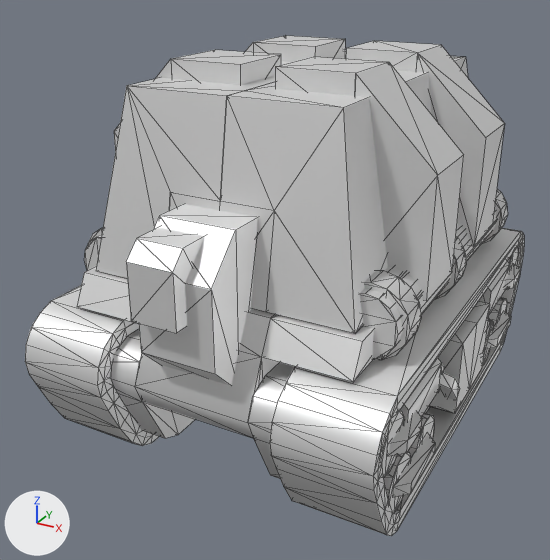
One commit to the glTF model glb/armacv.glb: the scene before it, then after it.
Rendered twice from a camera (50 mm lens) standing at (28.7, -59.1, 39.9) and looking at (-1.8, -3.7, 12.2). The axes (+X, +Y, +Z) are drawn at lower left. The lights are the same throughout. The older version comes first. Mesh edges are drawn as thin lines.

Names of what the first picture shows: 'base', 'ldoor', 'rdoor'.
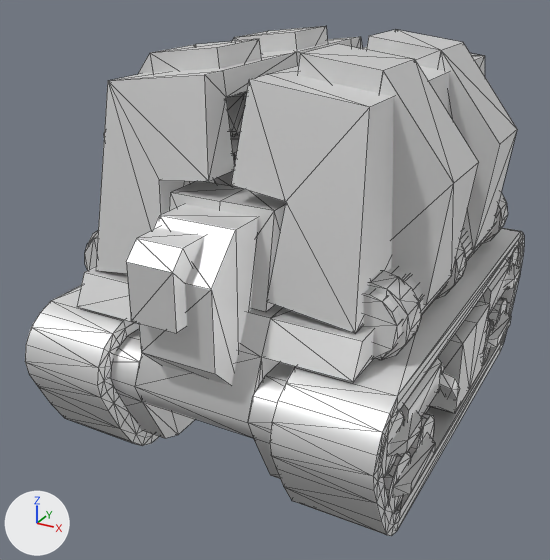
The change, as a diff of the scene's bpy script:
```diff
--- a/glb/armacv.glb.py
+++ b/glb/armacv.glb.py
@@ ob_rdoor @@
 ob_rdoor.location = (-11.41, 0.0, 15.76)
+ob_rdoor.rotation_euler = (0.0, -0.121, 0.0)  # degrees (0, -6.9, 0)
@@ ob_ldoor @@
 ob_ldoor.location = (11.41, 0.0, 15.84)
+ob_ldoor.rotation_euler = (0.0, 0.121, 0.0)  # degrees (0, 6.9, 0)
```

Changed parts and their boxes [x1, y1, x2, y2] in the pictures (550 x 560 px):
'ldoor', turned: before [220, 41, 505, 359]; after [231, 30, 517, 359]
'rdoor', turned: before [84, 36, 346, 278]; after [85, 26, 362, 274]
'rturret', turned (not visible before): after [213, 96, 246, 186]
'rplate', turned (not visible before): after [226, 92, 247, 131]
